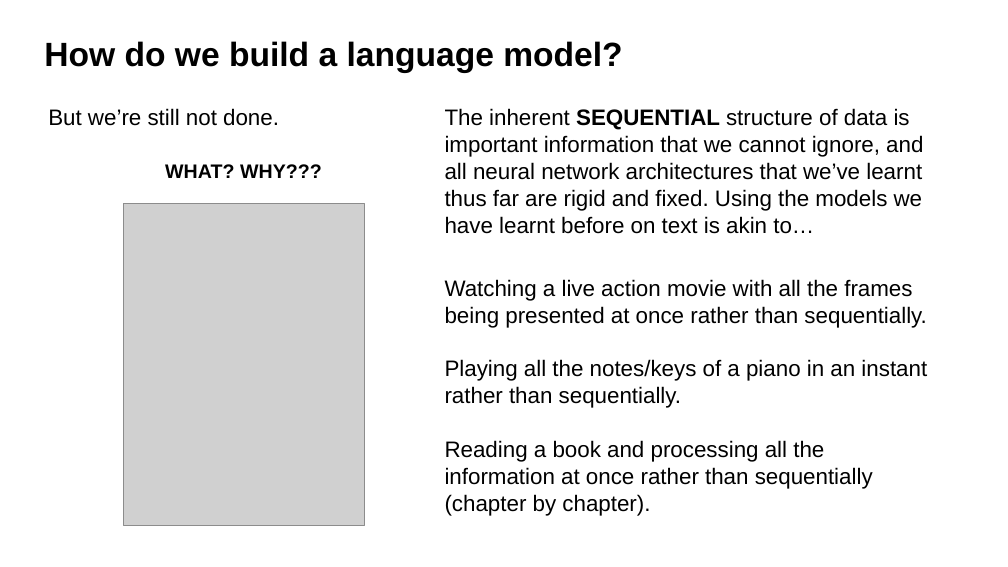
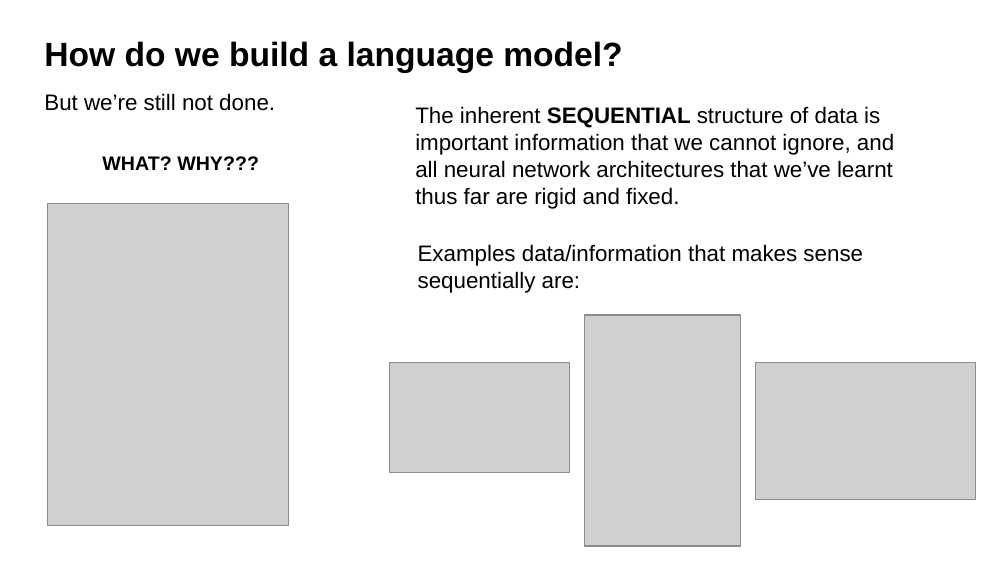
Before and after one commit to Benjamintdk/ML201, a slide deck: slide 10 of Natural Language Processing/Lesson 5_ Natural Language Processing Part 1.pptx. Drawn at 1008x567 pixels with LibreOffice and Linux fonts; fonts in the diff are those of the drawing; grey boxes stand for pictures. Boxes give left, top, right and bottom in pixels: in the first picture for what was removed or moved away, otherwise in the second. Text is boxed around its words. In the diff, an @@ line names an element or a change of style, - is before the commit and + after.

Commit message:
made changes

```diff
--- a/Natural Language Processing/Lesson 5_ Natural Language Processing Part 1.pptx
+++ b/Natural Language Processing/Lesson 5_ Natural Language Processing Part 1.pptx
@@ text "But we’re still not done.": place and size @@
-text "But we’re still not done." at [48,108,279,126]
+text "But we’re still not done." at [44,93,275,111]
@@ text at [415,106,894,205]: text changed @@
-The inherent SEQUENTIAL structure of data is important information that we cannot ignore, and all neural network architectures that we’ve learnt thus far are rigid and fixed. Using the models we have learnt before on text is akin to…
+The inherent SEQUENTIAL structure of data is important information that we cannot ignore, and all neural network architectures that we’ve learnt thus far are rigid and fixed.
@@ text "WHAT? WHY???": place and size @@
-text "WHAT? WHY???" at [165,164,322,178]
+text "WHAT? WHY???" at [102,156,259,170]
@@ picture: place and size @@
-picture at [123,204,364,525]
+picture at [47,204,288,525]
@@ text added at [418,244,863,293], 16 pt, text #000000 @@
+Examples data/information that makes sense sequentially are:
@@ text removed at [445,279,926,328] @@
-Watching a live action movie with all the frames being presented at once rather than sequentially.
@@ picture added at [585,316,740,546] @@
@@ text removed at [445,359,927,408] @@
-Playing all the notes/keys of a piano in an instant rather than sequentially.
@@ picture added at [389,362,569,473] @@
@@ picture added at [756,362,976,499] @@
@@ text removed at [445,440,873,516] @@
-Reading a book and processing all the information at once rather than sequentially (chapter by chapter).
```
Also in this commit, not shown: 5 other slides changed.
